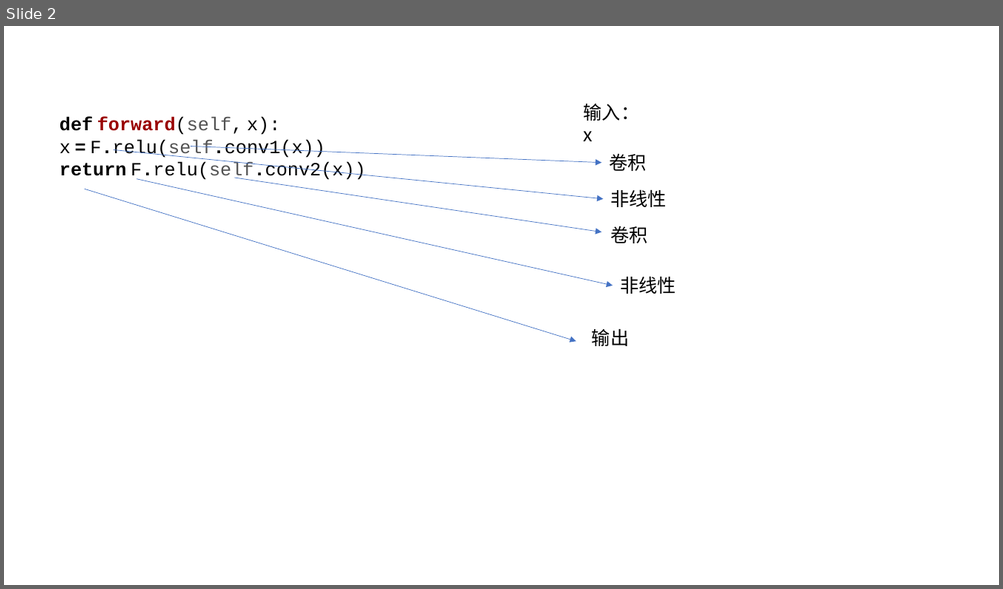
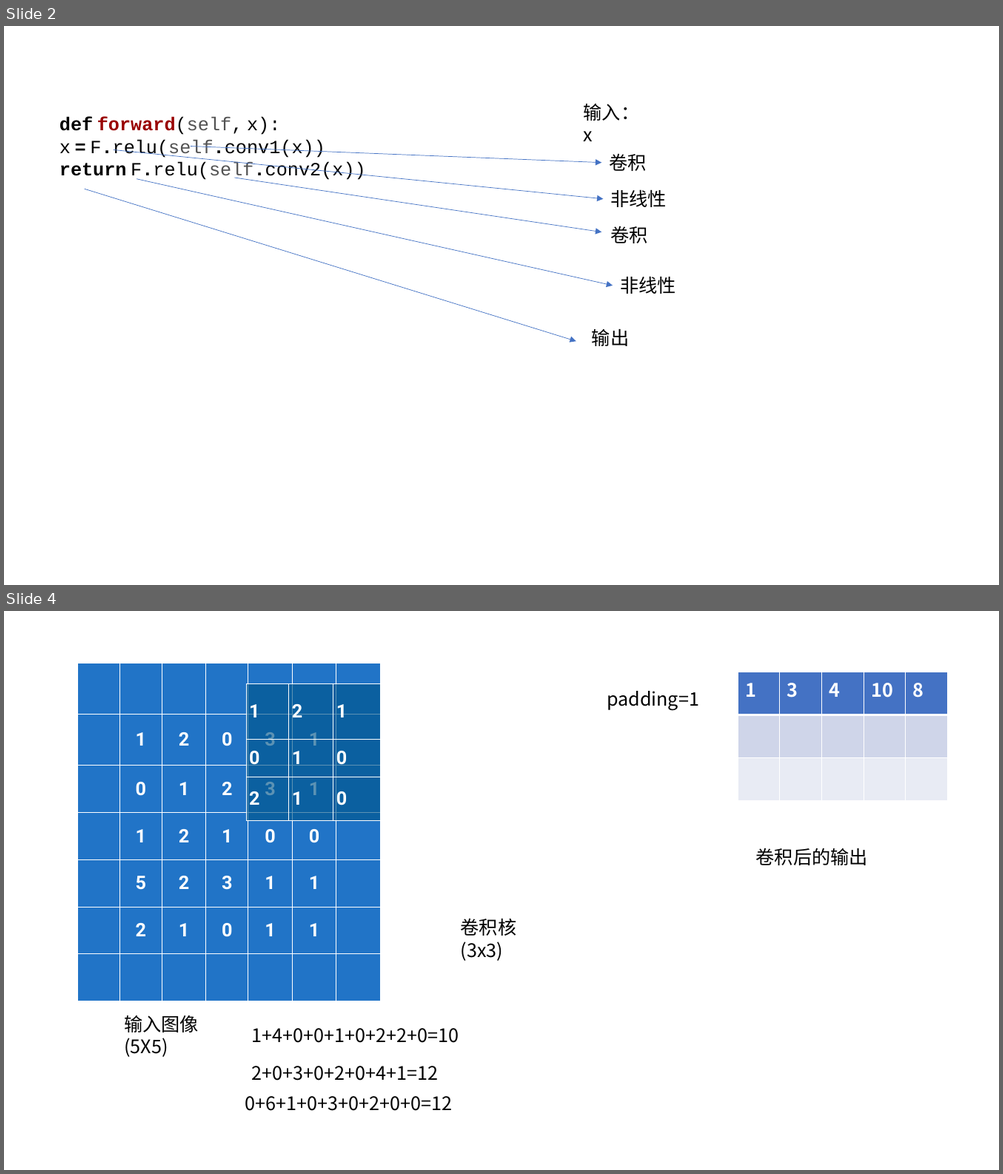
Before and after one commit to xiaotudui/pytorch-tutorial, a slide deck: notes/演示.pptx. Shown one above the other, each under a label of ours: slide 2 before the commit, slides 2 and 4 after it; the slides between them are not shown. The pictures are 1003x589 and 1003x1174 pixels, drawn with LibreOffice and Linux fonts; fonts in the diff are those of the drawing. Boxes give left, top, right and bottom in pixels: in the first picture for what was removed or moved away, otherwise in the second. Text is boxed around its words. In the diff, an @@ line names an element or a change of style, - is before the commit and + after.

```diff
--- a/notes/演示.pptx
+++ b/notes/演示.pptx
@@ slide 4 added at (4, 611, 999, 1170), background #FFFFFF @@
@@ table added at (78, 664, 381, 1002), 7 rows, 7 columns @@
+ |  |  |  |  |  | 
+ | 1 | 2 | 0 | 3 | 1 | 
+ | 0 | 1 | 2 | 3 | 1 | 
+ | 1 | 2 | 1 | 0 | 0 | 
+ | 5 | 2 | 3 | 1 | 1 | 
+ | 2 | 1 | 0 | 1 | 1 | 
+ |  |  |  |  |  | 
@@ table added at (737, 672, 946, 801), 3 rows, 5 columns @@
+1 | 3 | 4 | 10 | 8
+ |  |  |  | 
+ |  |  |  | 
@@ table added at (246, 684, 380, 892), 3 rows, 3 columns @@
+1 | 2 | 1
+0 | 1 | 0
+2 | 1 | 0
@@ text added at (606, 691, 699, 710), 18 pt, text #000000 @@
+padding=1
@@ text added at (756, 848, 868, 866), 18 pt, text #000000 @@
+卷积后的输出
@@ text added at (461, 918, 517, 961), 18 pt, text #000000 @@
+卷积核(3x3)
@@ text added at (124, 1016, 199, 1057), 18 pt, text #000000 @@
+输入图像(5X5)
@@ text added at (252, 1028, 458, 1043), 18 pt, text #000000 @@
+1+4+0+0+1+0+2+2+0=10
@@ text added at (252, 1066, 438, 1081), 18 pt, text #000000 @@
+2+0+3+0+2+0+4+1=12
@@ text added at (245, 1096, 452, 1111), 18 pt, text #000000 @@
+0+6+1+0+3+0+2+0+0=12
```
Also in this commit, not shown: 2 other slides added, 2 other files.
